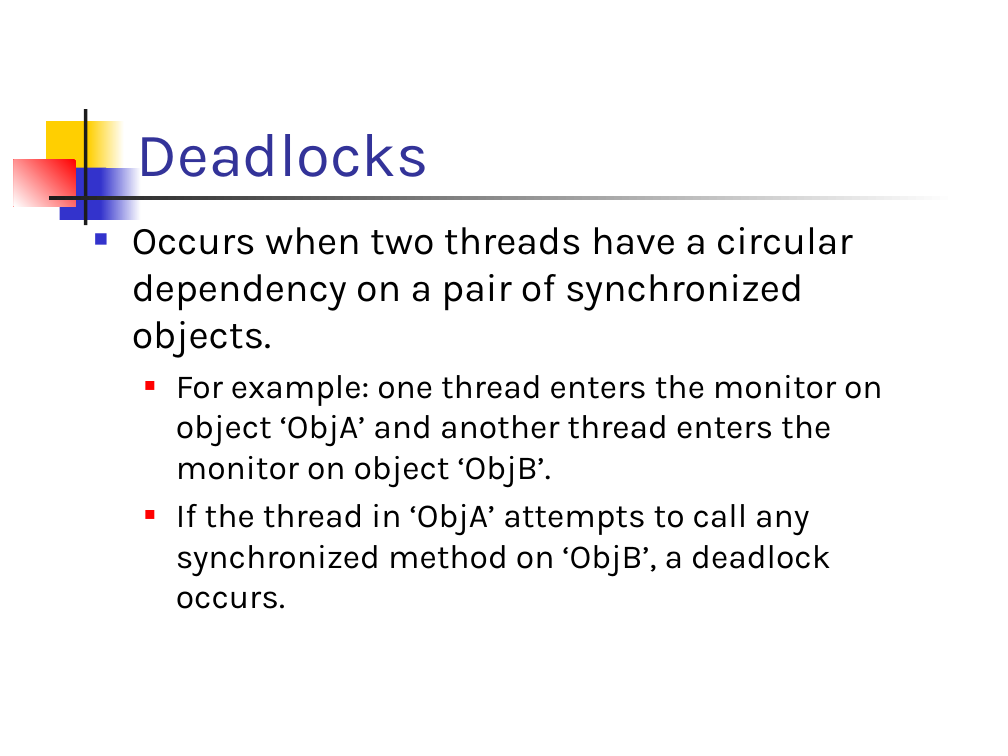
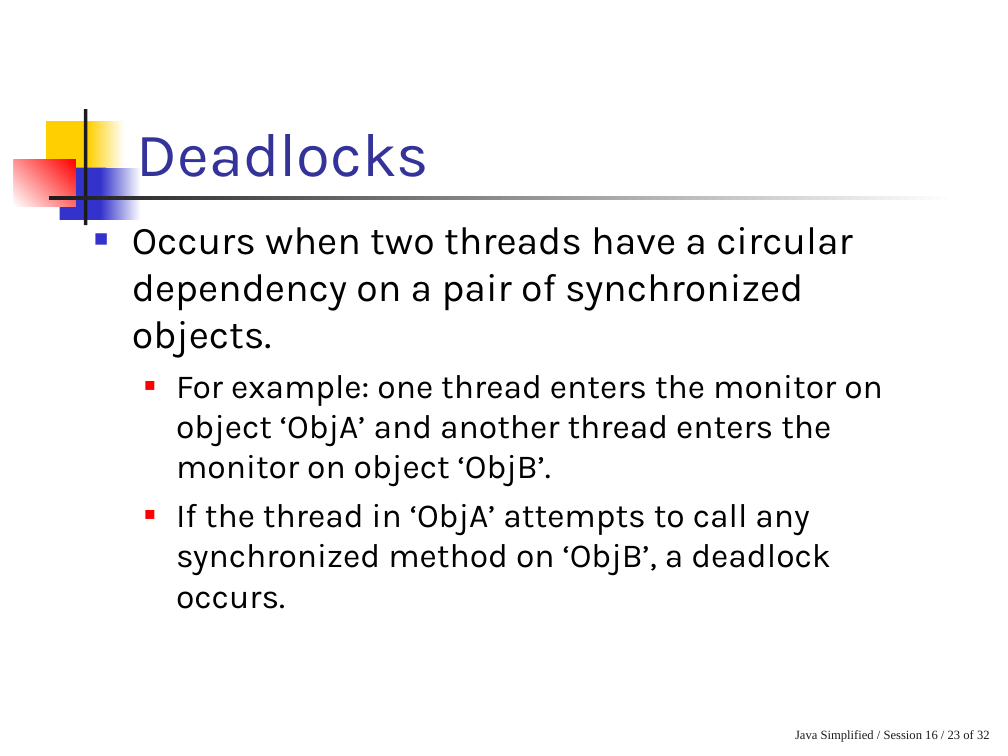
Before and after one commit to ntmanh2112/aptech-sem2-0907e, a slide deck: slide 23 of Lessions/GAJ/Slide/02. More on Thread.ppt. Drawn at 1008x756 pixels with LibreOffice and Linux fonts; fonts in the diff are those of the drawing. Boxes give left, top, right and bottom in pixels: in the first picture for what was removed or moved away, otherwise in the second. Text is boxed around its words. In the diff, an @@ line names an element or a change of style, - is before the commit and + after.

```diff
--- a/Lessions/GAJ/Slide/02. More on Thread.ppt
+++ b/Lessions/GAJ/Slide/02. More on Thread.ppt
@@ text added at [795, 730, 990, 742], 9 pt, text #1C1C1C @@
+Java Simplified / Session 16 / 23 of 32
```
Also in this commit, not shown: 31 other slides changed, 3 other files.
